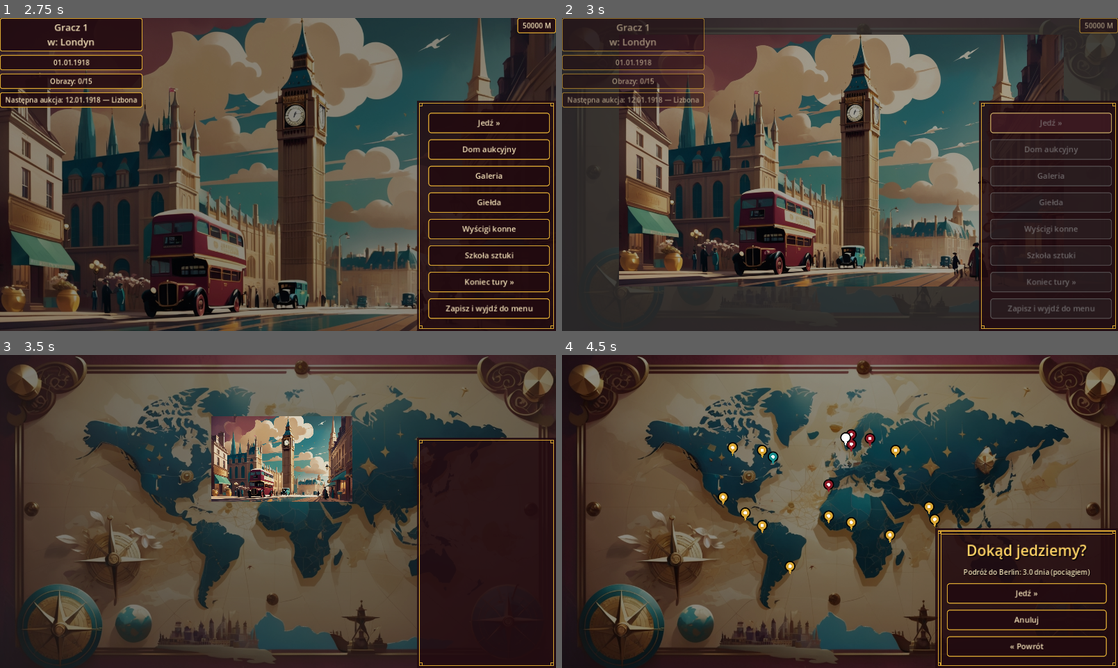
Above: before the commit, frames 1-4 (two rows, left to right).
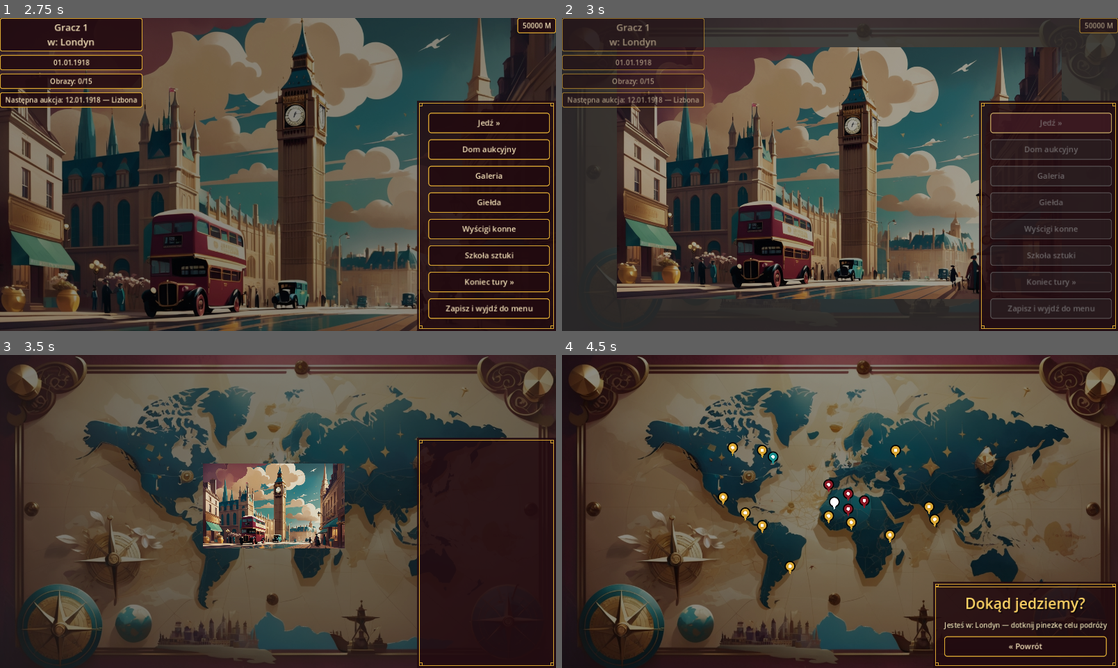
Above: after the commit, the same moments.

Repository: cinekm20/the-forger-retro-tycoon
Game: Godot game, scene res://scenes/main_menu/MainMenu.tscn
Two runs of this game, one before a commit and one after it. Both use one fixed random seed, a clock stepped at 60 frames per second and the inputs below.
Inputs (mouse positions are in pixels of both pictures, inside the frame that each line leads up to):
- Up to frame 1 (2.75 s): click "1" at 0.5 s; click "Tryb łatwy (15/40 obrazów do …" at 1.25 s; click "Nowa gra" at 2 s
- Up to frame 2 (3 s): click "Jedź »" at 2.75 s
- Up to frame 3 (3.5 s): no input
- Up to frame 4 (4.5 s): click (867, 439) at 4.27 s

Frame 1 is identical in both runs. In frame 2, 28% of the frame differs, in the area x 9-91%, y 5-90%; in frame 3, 10%; in frame 4, 6.6%.

Commit message:
Cities: przenieś Berlin/Paryż/Amsterdam/Londyn z półwyspu (Norwegia) na główny ląd
Te 4 miasta leżały na wąskim, wysuniętym na północ półwyspie przypominającym
Skandynawię, zamiast na szerokim głównym lądzie kontynentu niżej — mimo że
kolor piksela pod nimi był "lądowy", to zły fragment lądu. Poprawione
programowym wyszukiwaniem "głębokiego lądu" (margines koloru dodatni w
całym promieniu wokół punktu, nie tylko w jednym pikselu, żeby uniknąć
wąskich przesmyków i zatoczek) w szerszej, jednoznacznie kontynentalnej
części poniżej półwyspu.

Diff:
--- a/game/scripts/autoload/Cities.gd
+++ b/game/scripts/autoload/Cities.gd
@@ -112,12 +112,21 @@
 ## oryginalnej pozycji (patrz też TravelMap.gd — pinezki są teraz zakotwiczone
 ## na tych ułamkach przez anchor_left/right/top/bottom, więc RAZ dobrze
 ## skalibrowane współrzędne zostają poprawne przy każdej rozdzielczości).
+##
+## Kolejna poprawka: berlin/paryż/amsterdam/londyn (region "europe") leżały
+## wszystkie na wąskim, wysuniętym na północ półwyspie przypominającym
+## Norwegię/Skandynawię (zgłoszone przez użytkownika: "londyn, paryż i
+## amsterdam lądują w norwegii") zamiast na szerokim, głównym lądzie
+## kontynentu niżej — przesunięte w dół na tę szerszą, jednoznacznie lądową
+## część (zweryfikowane wymogiem "głębokiego lądu": margines koloru ląd/morze
+## musi być dodatni w całym promieniu ~7px wokół punktu, nie tylko w jednym
+## pikselu, żeby uniknąć wąskich przesmyków/zatoczek).
 const MAP_POSITION := {
-	"berlin": Vector2(0.554, 0.272),
-	"paris": Vector2(0.52, 0.29),
-	"amsterdam": Vector2(0.52, 0.26),
+	"berlin": Vector2(0.544, 0.471),
+	"paris": Vector2(0.515, 0.497),
+	"amsterdam": Vector2(0.515, 0.449),
 	"lisbon": Vector2(0.48, 0.42),
-	"london": Vector2(0.51, 0.27),
+	"london": Vector2(0.49, 0.475),
 	"ankara": Vector2(0.60, 0.31),
 	"bombay": Vector2(0.66, 0.49),
 	"colombo": Vector2(0.67, 0.53),
